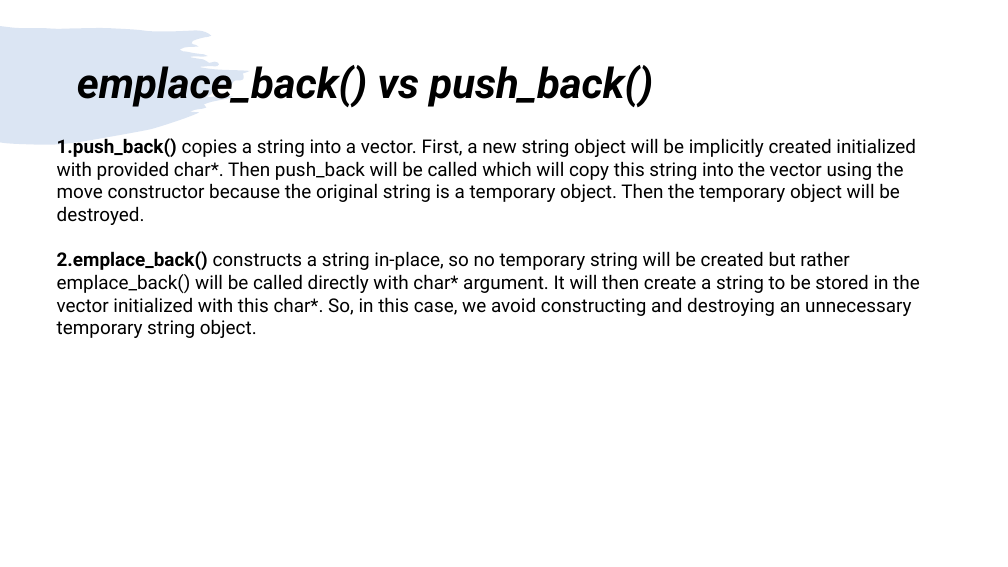
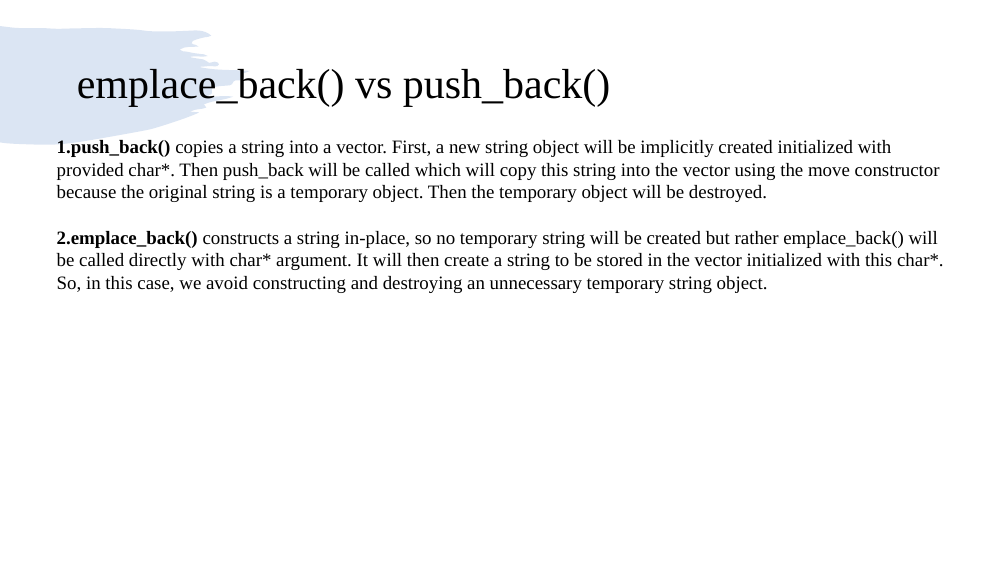
Before and after one commit to girishlande/CPlusPlus, a slide deck: slide 9 of learnings.pptx. Drawn at 1008x567 pixels with LibreOffice and Linux fonts; fonts in the diff are those of the drawing. Boxes give left, top, right and bottom in pixels: in the first picture for what was removed or moved away, otherwise in the second. Text is boxed around its words. In the diff, an @@ line names an element or a change of style, - is before the commit and + after.

```diff
--- a/learnings.pptx
+++ b/learnings.pptx
@@ title "emplace_back() vs push_back()" at [77, 69, 610, 106]: font Roboto to Times New Roman, bold off, italic off @@
@@ text "push_back() copies a string into ..." at [57, 140, 944, 293]: font Roboto to Times New Roman @@
```
Also in this commit, not shown: 12 other slides changed, 1 other file.
